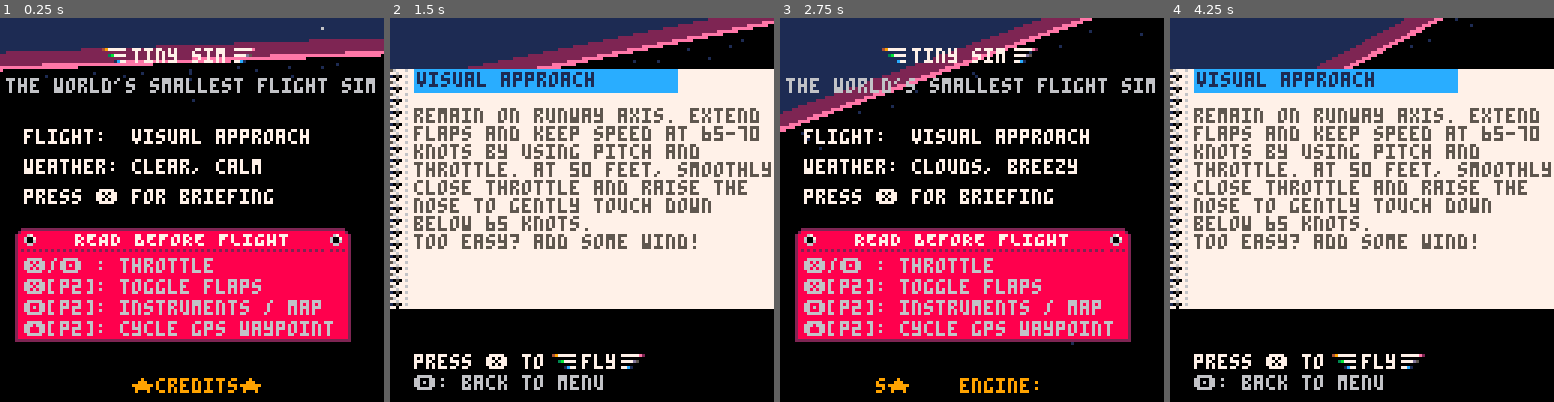
Above: before the commit, frames 1-4 (left to right).
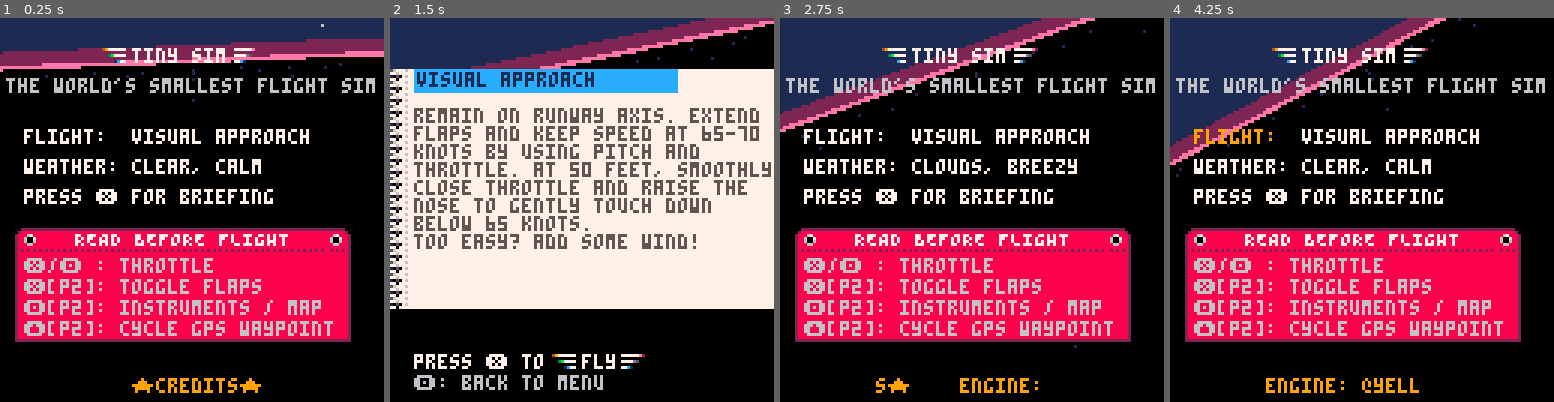
Above: after the commit, the same moments.

Repository: freds72/tiny_sim
Game: PICO-8 cartridge carts/tinysim.p8
Two runs of this game, one before a commit and one after it. Both use one fixed random seed, a clock stepped at 60 frames per second and the inputs below.
Inputs:
- Up to frame 1 (0.25 s): no input
- Up to frame 2 (1.5 s): tap X (X key) at 0.33, 1.07 s; tap O (Z key) at 0.7 s
- Up to frame 3 (2.75 s): hold Right 1.6-2.1 s; hold P2 Left 1.6-2.1 s; tap O (Z key) at 1.7, 2.1, 2.5 s; tap X (X key) at 1.85 s; hold Up 2.15-2.42 s; hold P2 Down 2.15-2.42 s; hold Right from 2.47 s (still down); hold P2 Left from 2.47 s (still down)
- Up to frame 4 (4.25 s): tap O (Z key) every 0.4 s from 2.9 to 4.1 s; tap X (X key) at 2.97, 4.08 s; release Right at 3.03 s; release P2 Left at 3.03 s; hold Left 3.08-3.58 s; hold P2 Right 3.08-3.58 s; hold Down 3.63-3.97 s; hold P2 Up 3.63-3.97 s; hold Right from 4.02 s (still down); hold P2 Left from 4.02 s (still down)

The runs differ from the first frame. In frame 1, 0.2% of the frame differs, in the area x 0-100%, y 1-17%; in frame 2, 0.2%; in frame 3, 0.3%; in frame 4, 70%, in the area x 0-100%, y 0-98%.

Commit message:
added support for fullscreen mode fixed --- dropped by sed

Diff:
--- a/carts/tinysim.p8
+++ b/carts/tinysim.p8
@@ -129,6 +129,11 @@
 --3d
 -- world axis
 local v_fwd,v_right,v_up={0,0,1},{1,0,0},{0,1,0}
+-- clip planes
+local clipplanes_fullscreen=json_parse'[[0,0,1,8],[0.707,0,-0.707,0.1767],[-0.707,0,-0.707,0.1767],[0,0.707,-0.707,0.1767],[0,-0.707,-0.707,0.1767],[0,0,-1,-0.25]]'
+local clipplanes_cockpit=json_parse'[[0,0,1,8],[0.707,0,-0.707,0.1767],[-0.707,0,-0.707,0.1767],[0,0.973,-0.228,0.243],[0,-0.973,-0.228,0.243],[0,0,-1,-0.25]]'
+local clipplanes_simple=json_parse'[[0,0,1,8],[0,0,-1,-0.25]]'
+local maxy,ycenter,clipplanes=40,14.5,clipplanes_cockpit
 
 -- models & actors
 local all_models,actors,stars,cam={},{},{}
@@ -145,7 +150,8 @@
  menu,item=1,0
  scen,wnd=1,1
 
- -- 3d
+ -- 3d settings
+ maxy,ycenter,clipplanes=40,14.5,clipplanes_cockpit
  -- viewport: 0,30,127,30
  cam=make_cam()
 
@@ -193,10 +199,10 @@
     end
   end
 
-		function next_dto()
-   dto+=1
-   if(dto==#db+1) dto=1
-		end
+	function next_dto()
+    dto+=1
+    if(dto==#db+1) dto=1
+	end
 
     -- sfx starts at 36
 		-- engine sound
@@ -204,7 +210,79 @@
     -- wind
 		sfx(43)
 
-  return {
+  local function dispspeed(full)
+      -- dispspeed()
+      if full then
+        clip(22,50,32,41)
+        local dy,n=ias*3,ias>20 and flr(ias/10) or 2
+        for i=n,n+2 do
+          local x=i*10>99 and 22 or 26
+          ?i*10,x,70-(i*30)+dy,6
+          line(31,72-(i*30)-15+dy,33,72-(i*30)-15+dy)
+        end
+      end
+      clip()
+      -- red or black
+      rectfill(21,68,33,74,ias>=163 and 8 or 0)
+      rectfill(29,65,33,77)
+      local y=ias-flr(ias/10)*10
+      local y2,y3=ceil(y),(y*7)%7
+      if ias>=20 then
+        clip(30,65,3,13)
+        ?y2%10,30,66+y3,7
+        ?(y2-1)%10,30,72+y3
+        ?(y2+1)%10,30,60+y3
+        clip()
+        local z=ias>=99.5 and 22 or 26
+        -- ensure smooth transition to next ias
+        ?flr((ias+0.5)/10),z,69
+      else
+        -- warn: minify bug
+        ?'---',22,69,7
+      end
+
+      if full then
+        clip(34,50,8,41)
+        for _,v in pairs(vspeeds) do
+          spr(v.s,34,(ias-v.ias)*3+69)
+        end
+        clip()
+      end
+    end
+
+    local function dispalt(full)
+      if full then
+        clip(95,50,16,41)
+        local dy,n=alt/5,alt>199 and flr(alt/100) or 2
+        for i=n-2,n+2 do
+            local x=i<100 and 96 or 92
+            ?i*100,x,70-(i*20)+dy,6
+            line(95,62-(i*20)+dy,97,62-(i*20)+dy,6)
+        end
+      end
+      clip()
+      rectfill(95,68,111,74,0)
+      rectfill(103,65,111,77)
+      local y=alt/10-flr(alt/100)*10
+      local y2,y3=ceil(y),(y*7)%7
+      clip(104,65,7,13)
+      ?(y2%10)..0,104,66+y3,7
+      ?((y2-1)%10)..0,104,72+y3
+      ?((y2+1)%10)..0,104,60+y3
+      clip()
+      local z=96
+      if alt>=9995 then
+        rectfill(91,68,94,74,0)
+        z=92
+      elseif alt<995 then
+        z=100
+      end
+      if alt>=100 then
+       ?flr((alt/10+0.5)/10),z,69,7
+      end
+    end
+
+    return {
     -- pos and orientation
     get_pos=function()
       return {lat,alt/120,lon},make_m_from_euler(-pitch/360,heading/360-0.25,-bank/360)
@@ -264,7 +342,7 @@
       if(abs(bank)>20) pitch-=0.3*abs(sin(bank/360))
       if(abs(bank)>160) pitch-=0.15
 
-						if(bank>180) bank-=360
+			if(bank>180) bank-=360
       if(bank<-180) bank+=360
 
       -- flaps()
@@ -501,68 +579,9 @@
         end
         spr(4,1,109-throttle/4.4)
 
-        -- dispspeed()
-        clip(22,50,32,41)
-        local dy,n=ias*3,ias>20 and flr(ias/10) or 2
-        for i=n,n+2 do
-          local x=i*10>99 and 22 or 26
-          ?i*10,x,70-(i*30)+dy,6
-          line(31,72-(i*30)-15+dy,33,72-(i*30)-15+dy)
-        end
-        clip()
-        -- red or black
-        rectfill(21,68,33,74,ias>=163 and 8 or 0)
-        rectfill(29,65,33,77)
-        local y=ias-flr(ias/10)*10
-        local y2,y3=ceil(y),(y*7)%7
-        if ias>=20 then
-          clip(30,65,3,13)
-          ?y2%10,30,66+y3,7
-          ?(y2-1)%10,30,72+y3
-          ?(y2+1)%10,30,60+y3
-          clip()
-          local z=ias>=99.5 and 22 or 26
-          -- ensure smooth transition to next ias
-          ?flr((ias+0.5)/10),z,69
-        else
-          -- warn: minify bug
-          ?'===',22,69,7
-        end
-
-        clip(34,50,8,41)
-        for _,v in pairs(vspeeds) do
-          spr(v.s,34,(ias-v.ias)*3+69)
-        end
-        clip()
-
-        -- dispalt()
-        clip(95,50,16,41)
-        local dy,n=alt/5,alt>199 and flr(alt/100) or 2
-        for i=n-2,n+2 do
-            local x=i<100 and 96 or 92
-            ?i*100,x,70-(i*20)+dy,6
-            line(95,62-(i*20)+dy,97,62-(i*20)+dy,6)
-        end
-        clip()
-        rectfill(95,68,111,74,0)
-        rectfill(103,65,111,77)
-        local y=alt/10-flr(alt/100)*10
-        local y2,y3=ceil(y),(y*7)%7
-        clip(104,65,7,13)
-        ?(y2%10)..0,104,66+y3,7
-        ?((y2-1)%10)..0,104,72+y3
-        ?((y2+1)%10)..0,104,60+y3
-        clip()
-        local z=96
-        if alt>=9995 then
-          rectfill(91,68,94,74,0)
-          z=92
-        elseif alt<995 then
-          z=100
-        end
-        if alt>=100 then
-         ?flr((alt/10+0.5)/10),z,69,7
-        end
+        dispspeed(true)
+
+        dispalt(true)
 
         -- dispvs()
         local vsoffset=ceil(vs/100)
@@ -586,7 +605,7 @@
         -- old: disptime()
         disptime(timer,108,122)
 
-								-- dispnav
+				-- dispnav
         ?db[nav1].name,29,37,11
         dispdist(dist[dto],89,116,7)
         dispdist(dist[dto],88,37,14)
@@ -631,7 +650,7 @@
         elseif relwind<=-90 and relwind>-180 then
           s=95
         end
-							 spr(s,40,95)
+               spr(s,40,95)
       elseif menu==2 then
        drawmap(lat,lon,heading)
 
@@ -641,7 +660,10 @@
        color(14)
        disptime(flr(dist[dto]/groundspeed*3600),94,37)
        ?groundspeed,54,37
-
+      elseif menu==10 then
+        -- basic HUD / full screen
+        dispspeed()
+        dispalt()
       end
     end
   }
@@ -820,7 +842,7 @@
       sfx(37)
     end
   elseif menu==3 then --briefing
-    if btnp(5) then --x
+    if btnp(5) then --(x)
       menu=0
       -- stop music when playing
       music(-1,250)
@@ -829,15 +851,15 @@
       sim=make_sim(scen)
       -- ugly hack to get everything setup before _draw
       _update()
-    elseif btnp(4) then -- z
+    elseif btnp(4) then -- (o)
       _init()
     end
   else
    if sim.crashed then
     --stop sounds
     exec(world.stopsfx)
-    -- wait input
-    if(btnp(4)) make_msg() menu=1 music(0)
+    -- wait input (x)
+    if(btnp(5)) make_msg() music(0) menu,maxy,ycenter,clipplanes=1,40,14.5,clipplanes_cockpit
    else
     sim:input()
     sim:update()
@@ -846,11 +868,23 @@
 	  -- update cam
 	  cam:track(sim:get_pos())
 
-			-- switch l/r cockpit
-   if btnp(4,1) then -- c (p2)
-    menu=menu==0 and 2 or 0
-   	-- offset pilot pos when looking right
-   	pilot_pos[1]=menu==0 and 0 or 0.03
+    -- not in full screen mode
+   if menu!=10 then
+	  -- switch l/r cockpit
+    if btnp(4,1) then -- c (p2)
+      menu=menu==0 and 2 or 0
+      -- offset pilot pos when looking right
+      pilot_pos[1]=menu==0 and 0 or 0.03
+    end
+   end
+   if btnp(3,1) then
+    -- set up 3d constants
+    if menu==10 then
+      -- back to normal
+      menu,maxy,ycenter,clipplanes=0,40,14.5,clipplanes_cockpit
+    else
+      menu,maxy,ycenter,clipplanes=10,127,64,clipplanes_fullscreen
+    end
    end
   end
  -- pause menu
@@ -926,9 +960,6 @@
  sset(74,1,hc)
 	light_shades[c]=unpack_ramp(74)
 end
-
-local clipplanes=json_parse'[[0,0,1,8],[0.707,0,-0.707,0.1767],[-0.707,0,-0.707,0.1767],[0,0.973,-0.228,0.243],[0,-0.973,-0.228,0.243],[0,0,-1,-0.25]]'
-local clipplanes_simple=json_parse'[[0,0,1,8],[0,0,-1,-0.25]]'
 
 -- zbuffer (kind of)
 function zbuf_draw(zfar)
@@ -1233,8 +1264,8 @@
 -- screen center is harcoded to 64/15
 function project2d(v)
   -- view to screen
-  local w=63.5/v[3]
-  return 63.5+v[1]*w,14.5-v[2]*w,w,v[4] and v[4]*w,v[5] and v[5]*w
+  local w=64/v[3]
+  return 64+v[1]*w,ycenter-v[2]*w,w,v[4] and v[4]*w,v[5] and v[5]*w
 end
 
 function draw_clouds(weather)
@@ -1323,6 +1354,7 @@
 end
 
 function polyfill(p,c,fn)
+  if(#p<2) return
   color(c)
   local p0,nodes=p[#p],{}
   -- band vs. flr: -0.20%
@@ -1396,7 +1428,7 @@
   x0+=sy*dx
   u0+=sy*du
   w0+=sy*dw
-  for y=cy0,min(ceil(y1)-1,40) do
+  for y=cy0,min(ceil(y1)-1,maxy) do
     local u=flr(u0/w0)
     if prevu and prevu!=u then
       light(x0,y,u)
@@ -1651,7 +1683,7 @@
 		u0+=sy*du
 		v0+=sy*dv
 		w0+=sy*dw
-		for y=cy0,min(ceil(y1)-1,40) do
+		for y=cy0,min(ceil(y1)-1,maxy) do
 			local x=nodes[y]
 			if x then
 				local a,aw,au,av,b,bw,bu,bv=x[1],x[2],x[3],x[4],x0,w0,u0,v0
Not shown, changed: tools/minify_rules.sed
